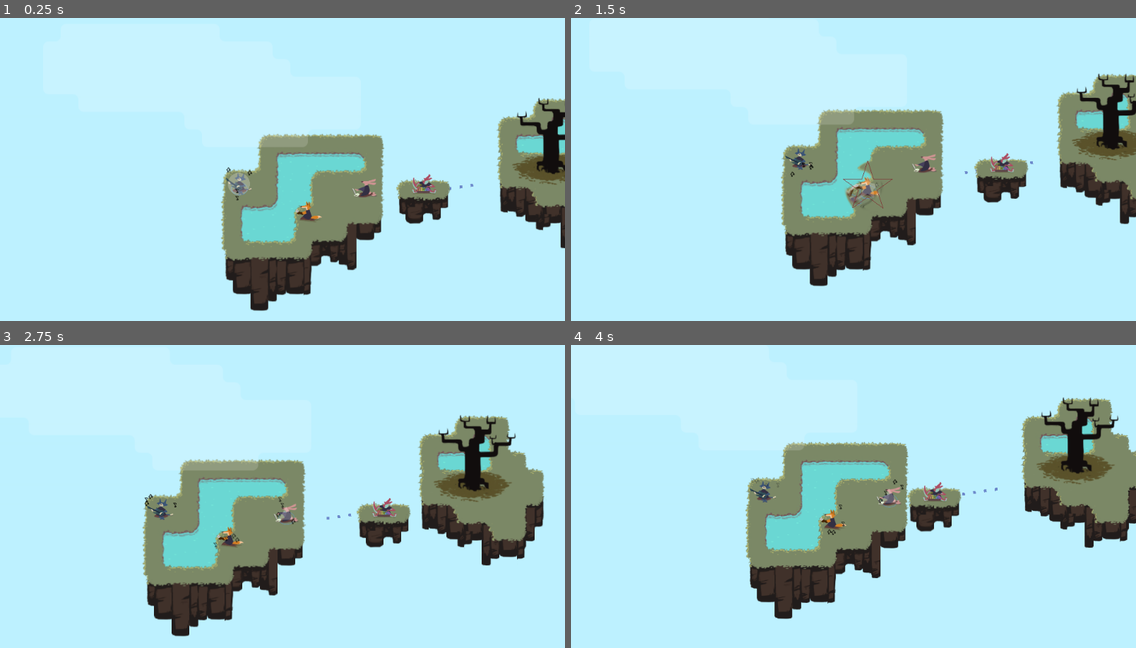
Above: before the commit, frames 1-4 (two rows, left to right).
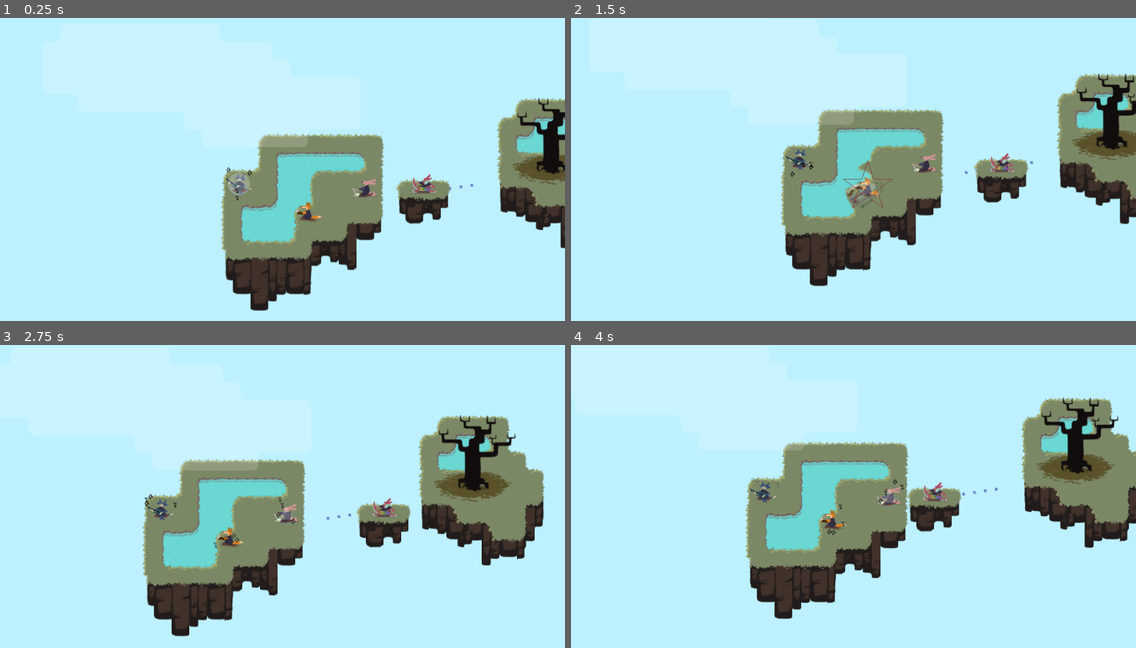
Above: after the commit, the same moments.

Repository: uspgamedev/skyjammers
Game: Godot game, scene res://stages/stage02.tscn
Two runs of this game, one before a commit and one after it. Both use one fixed random seed, a clock stepped at 60 frames per second and the inputs below. This scene is started directly instead of the project's main scene. Sound files missing from this copy of the repository are replaced by a short silence.
Inputs:
- Up to frame 1 (0.25 s): no input
- Up to frame 2 (1.5 s): hold Space (action_play) 0.53-1.28 s; tap Space (action_play) at 1.35 s
- Up to frame 3 (2.75 s): hold Space (action_play) from 2.03 s (still down)
- Up to frame 4 (4 s): release Space (action_play) at 2.78 s; tap Space (action_play) at 2.85 s; hold Space (action_play) from 3.53 s (still down)

The runs differ from the first frame. In frame 1, 0.4% of the frame differs, in the area x 89-100%, y 26-45%; in frame 2, 0.5%; in frame 3, 0.5%, in the area x 75-88%, y 23-42%; in frame 4, 0.5%.

Commit message:
stage2fixed

Diff:
--- a/game/stages/stage02.tscn
+++ b/game/stages/stage02.tscn
@@ -58,7 +58,7 @@
 [node name="IslandGoal" parent="Instruments" index="1" instance=ExtResource( 2 )]
 
 position = Vector2( 380, -40 )
-tile_data = PoolIntArray( -196609, 0, 0, -262144, 1, 0, -262143, 2, 0, -262142, 3, 0, -131075, 0, 0, -131074, 1, 0, -131073, 31, 0, -196608, 48, 0, -196607, 51, 0, -196606, 7, 0, -65539, 8, 0, -65538, 48, 0, -65537, 49, 0, -131072, 47, 0, -131071, 55, 0, -131070, 28, 0, -131069, 3, 0, -3, 4, 0, -2, 60, 0, -1, 61, 0, -65536, 62, 0, -65535, 63, 0, -65534, 5, 0, -65533, 28, 0, -65532 …(384 unchanged characters)…
+tile_data = PoolIntArray( -196610, 0, 0, -196609, 1, 0, -262144, 1, 0, -262143, 2, 0, -262142, 3, 0, -131075, 0, 0, -131074, 31, 0, -131073, 48, 0, -196608, 49, 0, -196607, 51, 0, -196606, 7, 0, -65539, 8, 0, -65538, 48, 0, -65537, 47, 0, -131072, 32, 0, -131071, 63, 0, -131070, 28, 0, -131069, 3, 0, -3, 4, 0, -2, 60, 0, -1, 61, 0, -65536, 63, 0, -65535, 42, 0, -65534, 5, 0, -65533, 28, 0, -65532 …(384 unchanged characters)…
 
 [node name="Goal" parent="Instruments/IslandGoal" index="0" instance=ExtResource( 6 )]
 
